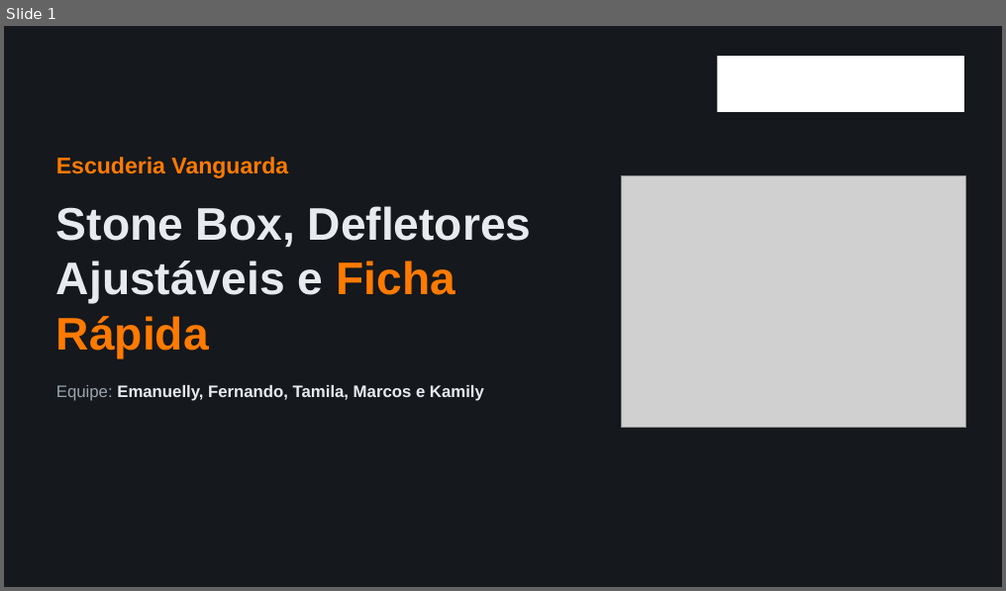
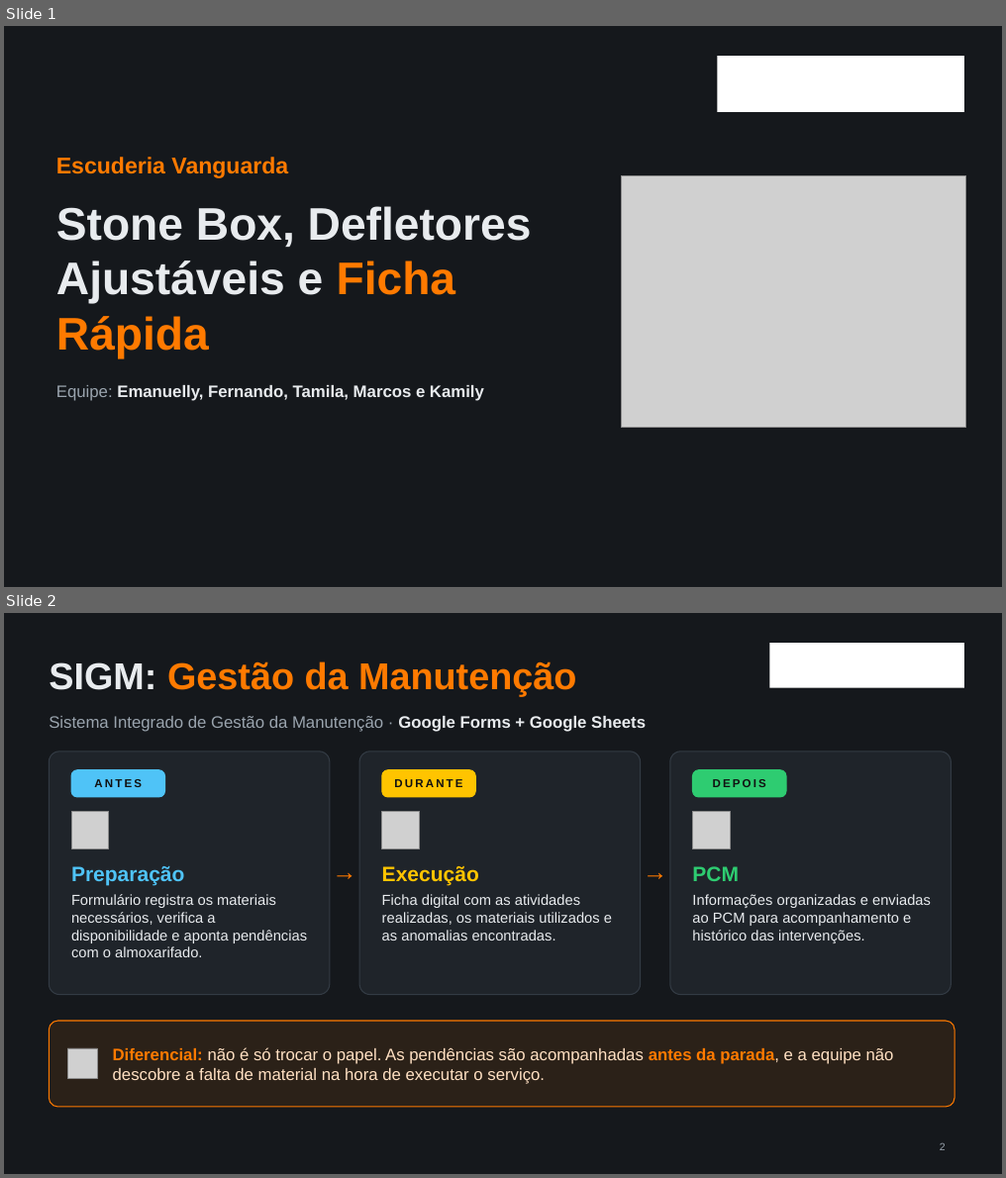
Before and after one commit to marcoshdesousa/jogodavelha, a slide deck: material/Apresentacao_Escuderia_Vanguarda.pptx. Shown one above the other, each under a label of ours: slide 1 before the commit, slides 1 and 2 after it. The pictures are 1006x591 and 1006x1178 pixels, drawn with LibreOffice and Linux fonts; fonts in the diff are those of the drawing; grey boxes stand for pictures; background and template pictures are left out. Boxes give left, top, right and bottom in pixels: in the first picture for what was removed or moved away, otherwise in the second. Text is boxed around its words. In the diff, an @@ line names an element or a change of style, - is before the commit and + after.

```diff
--- a/material/Apresentacao_Escuderia_Vanguarda.pptx
+++ b/material/Apresentacao_Escuderia_Vanguarda.pptx
@@ slide 2 added at [4,613,1002,1174], background #15181C @@
@@ title added at [49,662,576,696], 36 pt, text #FF7A00, bold @@
+SIGM: Gestão da Manutenção
@@ rectangle added at [770,643,964,688], fill #FFFFFF @@
@@ text added at [49,716,646,732], 16 pt, text #9AA4AE @@
+Sistema Integrado de Gestão da Manutenção · Google Forms + Google Sheets
@@ rounded rectangle added at [49,752,330,995], fill #1F242A, outline #333B44 1 pt @@
@@ rounded rectangle added at [359,752,641,995], fill #1F242A, outline #333B44 1 pt @@
@@ rounded rectangle added at [670,752,951,995], fill #1F242A, outline #333B44 1 pt @@
@@ rounded rectangle added at [71,770,165,797], fill #4FC3F7, outline #4FC3F7 1 pt @@
@@ text added at [94,779,142,787], 11 pt, text #111111, bold @@
+ANTES
@@ rounded rectangle added at [382,770,475,797], fill #FFC400, outline #FFC400 1 pt @@
@@ text added at [394,779,462,787], 11 pt, text #111111, bold @@
+DURANTE
@@ rounded rectangle added at [693,770,786,797], fill #2ECC71, outline #2ECC71 1 pt @@
@@ text added at [713,779,766,787], 11 pt, text #111111, bold @@
+DEPOIS
@@ picture added at [71,811,109,849] @@
@@ picture added at [382,811,420,849] @@
@@ picture added at [693,811,731,849] @@
@@ text added at [71,866,184,885], 20 pt, text #4FC3F7, bold @@
+Preparação
@@ text added at [330,853,359,890], 24 pt, text #FF7A00, bold @@
+→
@@ text added at [382,866,479,885], 20 pt, text #FFC400, bold @@
+Execução
@@ text added at [641,853,670,890], 24 pt, text #FF7A00, bold @@
+→
@@ text added at [692,866,739,881], 20 pt, text #2ECC71, bold @@
+PCM
@@ text added at [71,894,307,958], 14 pt, text #E8EBEE @@
+Formulário registra os materiais necessários, verifica a disponibilidade e aponta pendências com o almoxarifado.
@@ text added at [382,894,612,941], 14 pt, text #E8EBEE @@
+Ficha digital com as atividades realizadas, os materiais utilizados e as anomalias encontradas.
@@ text added at [692,894,931,944], 14 pt, text #E8EBEE @@
+Informações organizadas e enviadas ao PCM para acompanhamento e histórico das intervenções.
@@ rounded rectangle added at [49,1021,954,1107], fill #2B2118, outline #FF7A00 1 pt @@
@@ picture added at [67,1049,98,1078] @@
@@ text added at [113,1048,894,1084], 16 pt, text #FFE0C2 @@
+Diferencial: não é só trocar o papel. As pendências são acompanhadas antes da parada, e a equipe não descobre a falta de material na hora de executar o serviço.
@@ page number added at [940,1143,945,1151], 10 pt, text #9AA4AE @@
+2
```
Also in this commit, not shown: 1 slide changed, 1 other slide added, 2 slides removed, 2 other files.
